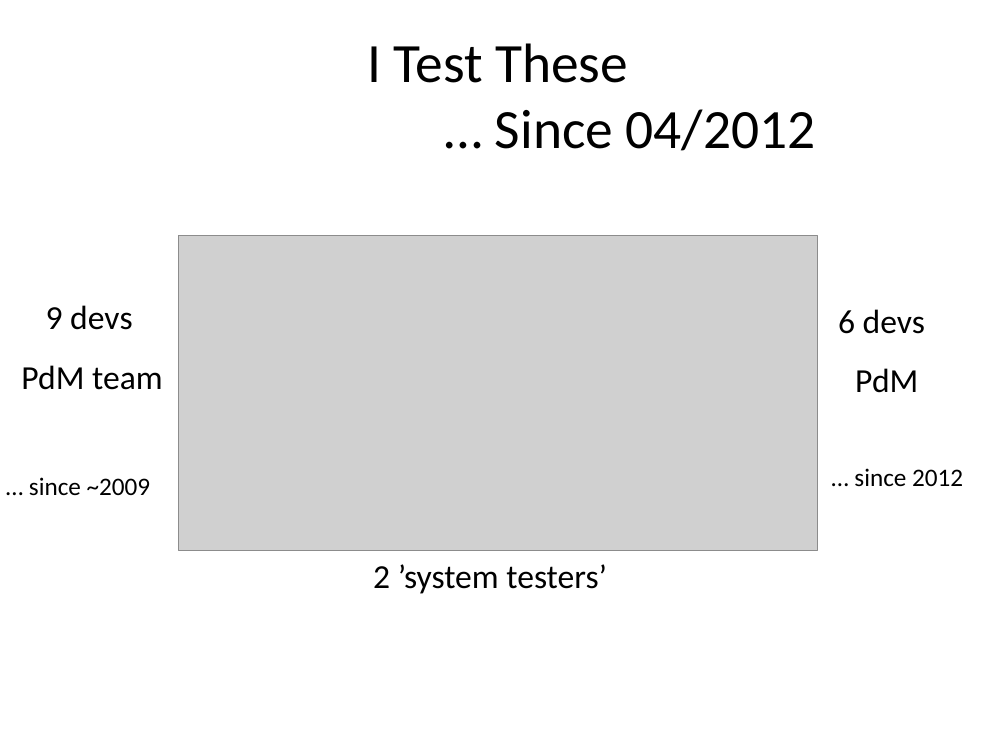
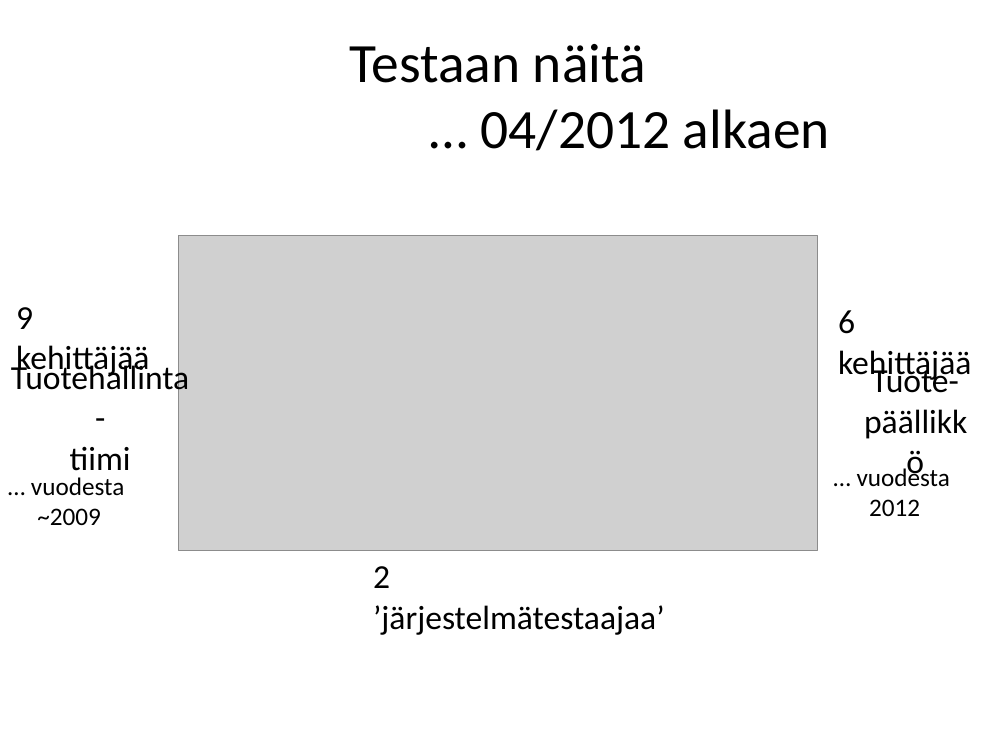
Before and after one commit to maaretp/IDoNotCodeTalk, a slide deck: slide 5 of IDon'tCode.pptx. Drawn at 1008x756 pixels with LibreOffice and Linux fonts; fonts in the diff are those of the drawing; grey boxes stand for pictures. Boxes give left, top, right and bottom in pixels: in the first picture for what was removed or moved away, otherwise in the second. Text is boxed around its words. In the diff, an @@ line names an element or a change of style, - is before the commit and + after.

```diff
--- a/IDon'tCode.pptx
+++ b/IDon'tCode.pptx
@@ title at [350,44,830,151]: text changed @@
-I Test These
-… Since 04/2012
+Testaan näitä
+… 04/2012 alkaen
@@ text at [16,307,149,378]: text changed @@
-9 devs
+9 kehittäjää
@@ text at [838,310,971,382]: text changed @@
-6 devs
+6 kehittäjää
@@ text at [11,361,189,478]: text changed @@
-PdM team
+Tuotehallinta-
+tiimi
@@ text at [871,365,958,393]: text changed @@
-PdM
+Tuote-
+päällikkö
@@ text at [31,477,124,525]: text changed @@
-… since ~2009
+… vuodesta
+~2009
@@ text at [857,466,950,516]: text changed @@
-… since 2012
+… vuodesta
+2012
@@ text at [373,566,664,635]: text changed @@
-2 ’system testers’
+2 ’järjestelmätestaajaa’
```
Also in this commit, not shown: 3 other slides changed, 6 slides added, 6 slides removed.
